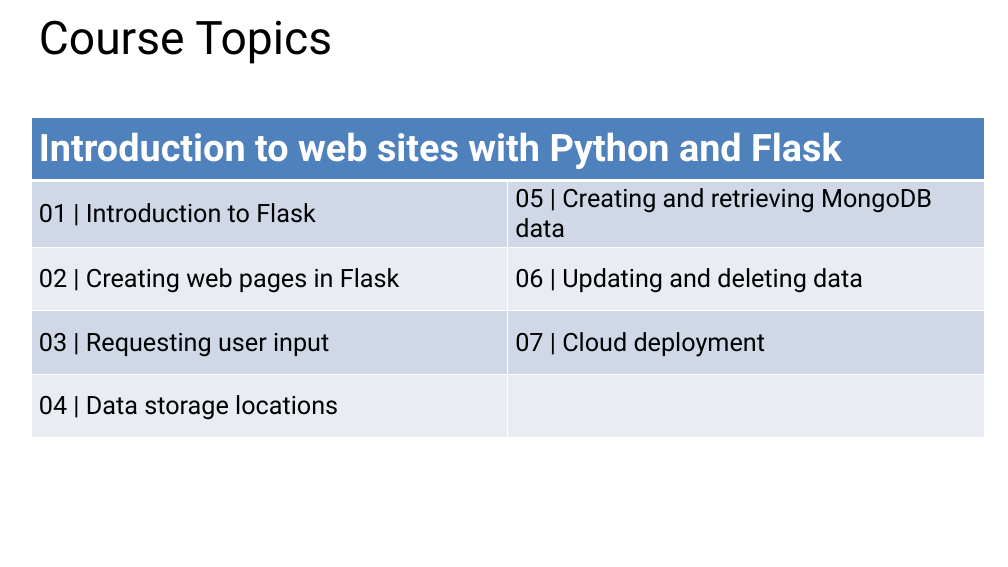
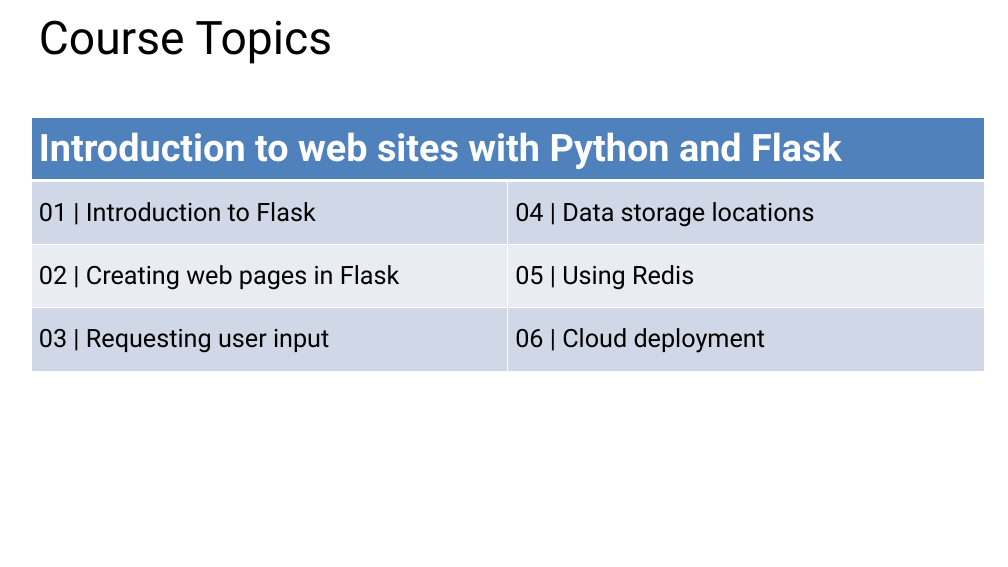
Before and after one commit to GeekTrainer/Flask, a slide deck: slide 4 of Slides/Module 1 - Introduction to Flask.pptx. Drawn at 1008x567 pixels with LibreOffice and Linux fonts; fonts in the diff are those of the drawing. Boxes give left, top, right and bottom in pixels: in the first picture for what was removed or moved away, otherwise in the second. Text is boxed around its words. In the diff, an @@ line names an element or a change of style, - is before the commit and + after.

Commit message:
Slide work

```diff
--- a/Slides/Module 1 - Introduction to Flask.pptx
+++ b/Slides/Module 1 - Introduction to Flask.pptx
@@ table at <box>31,117,984,371</box> @@
-row 2: 01 | Introduction to Flask | 05 | Creating and retrieving MongoDB data
-row 3: 02 | Creating web pages in Flask | 06 | Updating and deleting data
-row 4: 03 | Requesting user input | 07 | Cloud deployment
-row 5: 04 | Data storage locations | 
+row 2: 01 | Introduction to Flask | 04 | Data storage locations
+row 3: 02 | Creating web pages in Flask | 05 | Using Redis
+row 4: 03 | Requesting user input | 06 | Cloud deployment
```
Also in this commit, not shown: 1 other slide changed, 2 slides added, 3 other files.
